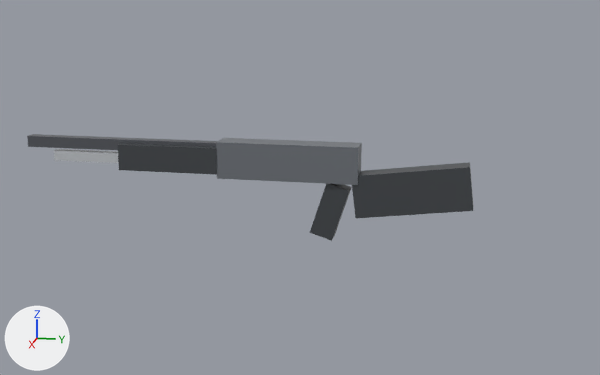
What one commit did to the glTF model assets/models/shotgun.glb.
One viewpoint serves both versions: a camera (50 mm lens) standing at (1.679, 0.34, 0.373) and looking at (-0.008, 0.002, -0.049). The lights are fixed; the arrows at lower left show +X, +Y and +Z. The older version comes first. Vertices at exactly the same position are counted once.

The scene before the commit, as lines of its bpy script (objects in view):
```python
me_shotgun_mesh = bpy.data.meshes.new('shotgun_mesh')
me_shotgun_mesh.from_pydata(...)  # 48 vertices, 72 faces; spans x -0.029..0.029, y -0.61..0.365, z -0.154..0.049
me_shotgun_mesh.materials.append(mat_shotgun_mat)
ob_shotgun = bpy.data.objects.new('shotgun', me_shotgun_mesh)
ob_shotgun.location = (0.0, 0.0, 0.0)
```
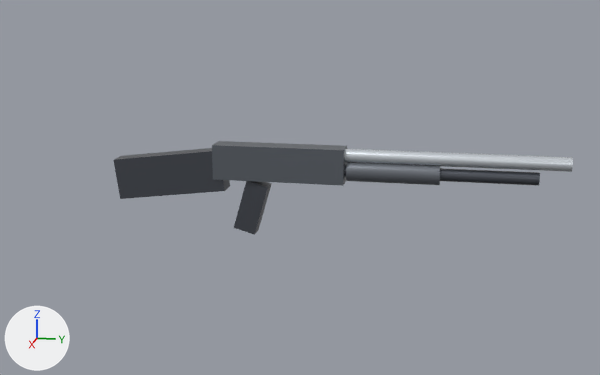
Boxes [x1, y1, x2, y2] around the edits, measured in the pictures (600 x 375 px; the box of a moved part takes in the faces that stretch with it):
'shotgun', reshaped (12% shorter)
    before: [27, 134, 473, 241]
    after: [114, 141, 573, 235]
part 1 of me_shotgun_mesh, added
    after: [212, 141, 347, 186]
part 2 of me_shotgun_mesh, added
    after: [344, 149, 573, 172]
part 3 of me_shotgun_mesh, added
    after: [344, 164, 540, 186]
part 4 of me_shotgun_mesh, added
    after: [346, 162, 441, 185]
part 5 of me_shotgun_mesh, moved or reshaped
    before: [352, 162, 473, 218]
    after: [114, 148, 230, 199]
part 6 of me_shotgun_mesh, moved or reshaped
    before: [310, 184, 352, 241]
    after: [234, 181, 271, 235]
part 7 of me_shotgun_mesh, deleted
    before: [216, 138, 362, 185]
part 8 of me_shotgun_mesh, deleted
    before: [27, 134, 217, 150]
part 9 of me_shotgun_mesh, deleted
    before: [54, 149, 119, 163]
part 10 of me_shotgun_mesh, deleted
    before: [118, 143, 217, 175]

Edits to the bpy script that builds the scene:
```text
Change me_shotgun_mesh:
    used by ob_shotgun; location = (0.0, 0.0, 0.0)
    remove me_shotgun_mesh.from_pydata(...)  # 48 vertices, 72 faces; spans x -0.029..0.029, y -0.61..0.365, z -0.154..0.049
    add me_shotgun_mesh.from_pydata(...)  # 110 vertices, 196 faces; spans x -0.025..0.025, y -0.404..0.55, z -0.151..0.042
    me_shotgun_mesh part 1: a new loose piece, a box spanning x -0.025..0.025, y -0.18..0.1, z -0.032..0.042, in mat_shotgun_mat
    me_shotgun_mesh part 2: a new loose piece, a 14-sided cylinder along y spanning x -0.014..0.014, y 0.09..0.55, z 0.012..0.04, in mat_shotgun_mat
    me_shotgun_mesh part 3: a new loose piece, a 14-sided cylinder along y spanning x -0.013..0.013, y 0.09..0.49, z -0.019..0.007, in mat_shotgun_mat
    me_shotgun_mesh part 4: a new loose piece, a 12-sided cylinder along y spanning x -0.022..0.022, y 0.105..0.295, z -0.028..0.016, in mat_shotgun_mat
    me_shotgun_mesh part 5: the loose piece of 8 vertices spanning x -0.024..0.024, y 0.115..0.365, z -0.101..0.017 is scaled about its middle by (0.917, 1, 0.98), then moved by (0.0, -0.52, 0.014)
    me_shotgun_mesh part 6: the loose piece of 8 vertices spanning x -0.019..0.019, y 0.028..0.112, z -0.154..-0.03 is turned 2 degrees about the x axis through its middle and scaled by 0.956, then moved by (0.0, -0.17, 0.0)
    me_shotgun_mesh part 7: the loose piece of 8 vertices spanning x -0.027..0.027, y -0.17..0.13, z -0.029..0.049 is deleted
    me_shotgun_mesh part 8: the loose piece of 8 vertices spanning x -0.012..0.012, y -0.61..-0.15, z 0.02..0.044 is deleted
    me_shotgun_mesh part 9: the loose piece of 8 vertices spanning x -0.011..0.011, y -0.55..-0.15, z -0.009..0.013 is deleted
    me_shotgun_mesh part 10: the loose piece of 8 vertices spanning x -0.029..0.029, y -0.39..-0.17, z -0.02..0.036 is deleted
```
